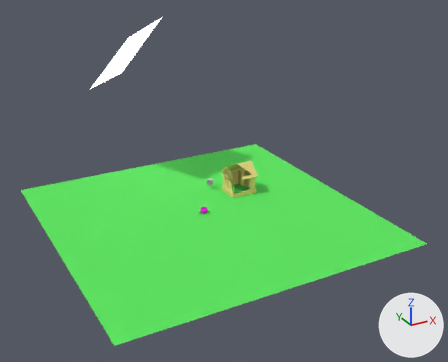
An edit to the Blender file src/models/low_poly_house.blend, drawn before and after from the same camera.
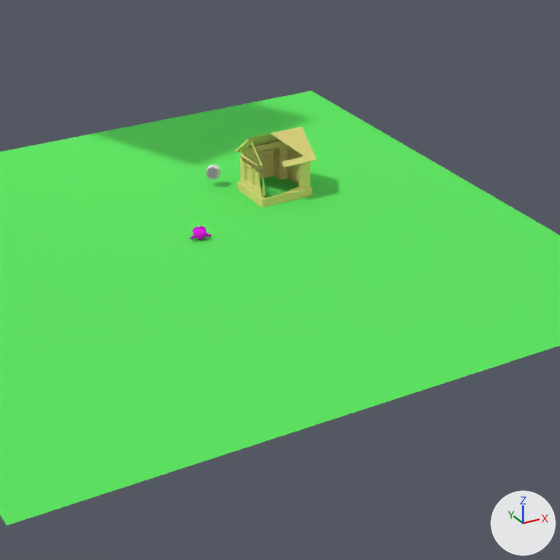
Each version appears first whole from a camera (50 mm lens) standing at (-82.8, -150.6, 74.7) and looking at (-11.8, -21.5, 10.2), and next in a close-up on the part from 25% to 83% of the width and 28% to 100% of the height. Lighting does not change. The marker at lower right points along +X, +Y and +Z.

The first close-up shows 'Box001_02 - Default_0', 'Icosphere', 'Plane.002', 'Suzanne'.
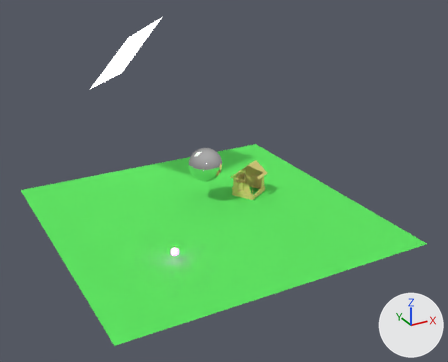
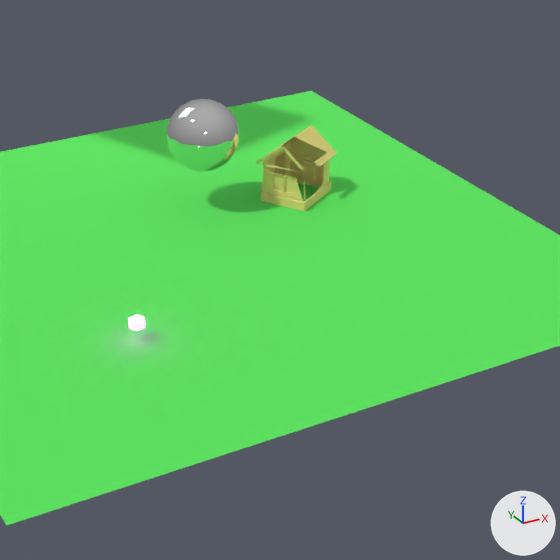
What differs and where, as boxes [x1, y1, x2, y2] in the close-ups (560 x 560 px):
'Box001_02 - Default_0', moved, turned
    before: [235, 127, 317, 207]
    after: [256, 125, 337, 211]
'Icosphere', reshaped, moved, rescaled (362% wider, 393% taller)
    before: [206, 165, 221, 179]
    after: [167, 99, 240, 172]
'Icosphere.001', added
    after: [129, 315, 145, 331]
'Suzanne', deleted
    before: [190, 226, 211, 240]
part 1 of me_icosphere, added
    after: [169, 110, 227, 172]
part 2 of me_icosphere, shading changed
    before: [206, 165, 221, 179]
    after: [167, 99, 240, 171]

What changed in the scene script:
```text
Add mat_material_010:
    mat_material_010 = principled_material('Material.010')
    mat_material_010.base_color = (0.8, 0.8, 0.8)  # white #e7e7e7
    mat_material_010.metallic = 1.0
    mat_material_010.roughness = 0.0
Add mat_material_012:
    mat_material_012 = principled_material('Material.012')
    mat_material_012.base_color = (0.8, 0.8, 0.8)  # white #e7e7e7
    mat_material_012.emission_color = (0.942, 0.0239, 1.0)  # pink #f82bff
    mat_material_012.emission_strength = 14.0
Change me_icosphere:
    used by ob_icosphere; location = (-6.7, -3.9, 2.1)
    remove me_icosphere.from_pydata(...)  # 133 vertices, 243 faces; spans x -1.0..1.0, y -1.0..1.0, z -1.0..1.0
    remove me_icosphere.materials.append(mat_material_005)  # white #e7e7e7
    add me_icosphere.from_pydata(...)  # 162 vertices, 320 faces; spans x -1.0..1.0, y -1.0..1.0, z -1.0..1.0
    me_icosphere part 1
    29 vertices are added at x -0.96..0.03, y -0.96..0.0, z -0.72..0.72
    77 new faces join them
    me_icosphere part 2: 243 kept faces spanning x -1.0..1.0, y -1.0..1.0, z -1.0..1.0 are now shaded smooth
    add me_icosphere.materials.append(mat_material_010)  # white #e7e7e7
Add me_icosphere_005:
    me_icosphere_005.from_pydata(...)  # an icosphere of 20 faces spanning x -0.89..0.89, y -0.85..0.85, z -1.0..1.0
    me_icosphere_005.materials.append(mat_material_012)  # white #e7e7e7
Change ob_box001_02___default_0:
    ob_box001_02___default_0.location: (-0.4, -9.8, -0.1) -> (1.6, -11.9, -0.1)
    ob_box001_02___default_0.rotation_euler: (-1.571, 0.0, -3.142) -> (-1.571, 0.0, -2.603)  # degrees (-90, 0, -180) -> degrees (-90, 0, -149)
Change ob_icosphere:
    ob_icosphere.location: (-6.7, -3.9, 2.1) -> (-10.6, -8.7, 9.9)
    ob_icosphere.scale: (1.0, 1.0, 1.0) -> (4.71, 4.71, 4.71)
Remove ob_suzanne:
    ob_suzanne = bpy.data.objects.new('Suzanne', me_suzanne)
    ob_suzanne.location = (-15.5, -17.0, 0.5)
    ob_suzanne.rotation_euler = (-0.67, 0.0, 2.938)  # degrees (-38, 0, 168)
Add ob_icosphere_001:
    ob_icosphere_001 = bpy.data.objects.new('Icosphere.001', me_icosphere_005)
    ob_icosphere_001.location = (-32.5, -35.7, 2.2)
```
